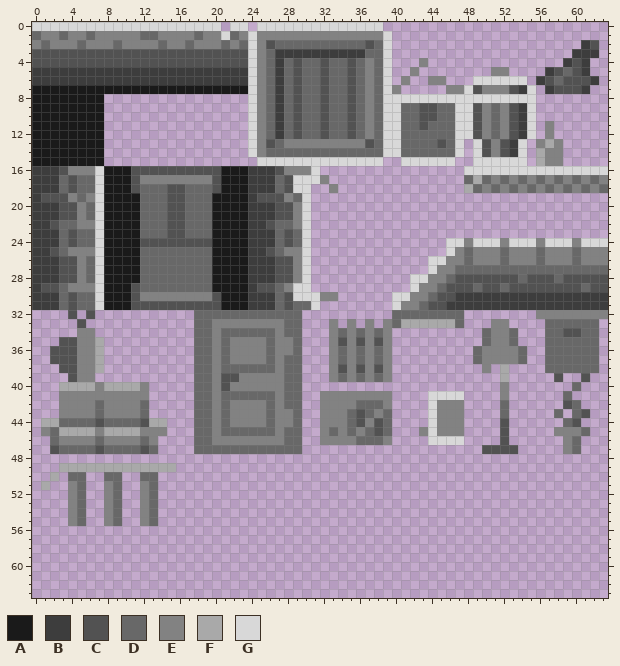
Pixel-art file, stored at resource/graphics/city_tileset.aseprite. Above, as it was before the edit.
64x64 pixels, 1 frame.
Palette (. is transparent): A #1a1a1a  B #3d3d3d  C #525252  D #686868  E #828282  F #a9a9a9  G #d8d8d8
Pixels before (only the part around the change), first column x 0:
 0 GGGGGGGGGGGGGGGGGGGGG.GG.GGGGGGGGGGGGGG.........................
 1 DEEDEEDEEEEEDDEEEEDEEGDEGEEEEEEEEEEEEEEG........................
 2 EDEEEDEEEDEEEEDEEDEEEDEDGECDDDDDDDDDDCDG.....................BC.
 3 CCCCCCCCCCCCCCCCCCCCCCCCGEDBBBBBBBBBBDDG....................BBB.
 4 CCCCCCCCCCCCCCCCCCCCCCCCGEDBDCDDCDDCDEDG...E...............BCB..
 5 BBBBBBBBBBBBBBBBBBBBBBBBGEDBDCDDCDDCDEDG..E........EE....BCDCB..
 6 BBBBBBBBBBBBBBBBBBBBBBBBGEDBDCDDCDDCDEDG.E..EE...GGGGGG.BCDCCCB.
 7 AAAAAAAAAAAAAAAAAAAAAAAAGEDBDCDDCDDCDEDGE.....EEGCEEECBG.BCCCB..
 8 AAAAAAAA................GEDBDCDDCDDCDEDGGGGGGGGGGGGGGGGG........
 9 AAAAAAAA................GEDBDCDDCDDCDEDGGDDCCDDGGCEDECBG........
10 AAAAAAAA................GEDBDCDDCDDCDEDGGDDCCDDGGCEDECBG........
11 AAAAAAAA................GEDBDCDDCDDCDEDGGDDCDDDGGCEDECBG.E......
12 AAAAAAAA................GEDBDCDDCDDCDEDGGDDDDDDGGCEDECBG.E......
13 AAAAAAAA................GECDEEEEEEEEECDGGDDDDCDG.GCECBG.EFE.....
14 AAAAAAAA................GEDDDDDDDDDDDDDGGDDDDDDG.GCECBG.FEE.....
15 AAAAAAAA.................GGGGGGGGGGGGGG..GGGGGG..GGGGGG.FEE.....
16 BBBCEEEGAAACCCCCCCCCCAAABBBCEEEG................GGGGGGGGGGGGGGGG
17 BBBDCDDGAAACEEEEEEEECAAABBBDCGGGE...............DFDEDEDEDEDEDEDE
18 BBBDCDDGAAACDDDCCDDDCAAABBBDCGG..E..............FDEDEDEDEDEDEDED
19 BCCCEDEGAAAADDDCCDDDAAAABCCCEDG.................................
20 BBBCCEDGAAAADDDCCDDDAAAABBBCCEG.................................
21 BBBCCEDGAAAADDDCCDDDAAAABBBCCEG.................................
22 BBCDDEEGAAAADDDCCDDDAAAABBCDDEG.................................
23 BBBDCDDGAAAADDDCCDDDAAAABBBDCDG.................................
24 BBBDCDDGAAAACCCCCCCCAAAABBBDCDG...............GGEGGGEGGGEGGGEGGG
25 BBCDEEEGAAAADDDDDDDDAAAABBCDEEG...............GEDEEEDEEEDEEEDEEE
26 BBBCCEDGAAAADDDDDDDDAAAABBBCCEG.............GGEEDEEEDEEEDEEEDEEE
27 BBBCCEDGAAAADDDDDDDDAAAABBBCCEG.............GEEDDDDDDDDDDDDDDDDD
28 BBBCCEDGAAAADDDDDDDDAAAABBBCCEG...........GGEEDCCCCCCCDCCCDCCCCC
29 BCCDEEEGAAACDDDDDDDDAAAABCCDEGG...........GEEDCCCDCCDCCCCCCCCDCC
30 BBBDCDDGAAACEEEEEEEECAAABBBDCGGGEE......GGEEDCCBBBBBBBBBBBBBBBBB
31 BBBDCDDGAAACCCCCCCCCCAAABBBDCDDG........GEEDCCBBBBBBBBBBBBBBBBBB
32 ....C.C...........DDDDDDDDDDDD..........DDDDDDDD........EEEEEEEE
33 .....C............DDEEEEEEEEDD...E.E.E.EDFFFFFFD...EE....DDDDDD.
34 .....EE...........DDEDDDDDDEDD...EDEDEDE..........DEED...DDCCDD.
35 ...CCEEF..........DDEDEEEEDEED...ECECECE..........DEED...DDDDDD.
36 ..CCCEEF..........DDEDEEEEDEED...EDEDEDE.........DEEEED..DDDDDD.
37 ..CCCEEF..........DDEDEEEEDEDD...EDEDEDE.........DEEEED..DDDDDD.
38 ...CCEEF..........DDEDDDDDDEDD...ECECECE..........E.F....DDDDDD.
39 ....CEE...........DDECCEEEEEDD...EDEDEDE............F.....C..C..
40 ...FFFFEFFFFE.....DDECEEEEEEDD......................E.......D...
41 ...EEEEEEEEEE.....DDEDDDDDDEDD..EEEEEEEE....GGGG....E......D....
42 ...EEEEDEEEED.....DDEDEEEEDEDD..EEEEDDDE....GEEE....D......CD...
43 ...EEEEDEEEED.....DDEDEEEEDEED..EEEDCDED....GEEE....D.....D.DC..
44 .FFDDDDCDDDDCFF...DDEDEEEEDEED..EEEDCECD....GEEE....C......DC...
45 .EDFFFFEFFFFEEE...DDEDDDDDDEDD..EDEDEDCD...EGEEE....C.....EEED..
46 ..DEEEEDEEEEDE....DDEEEEEEEEDD..EEEEDDDE....GGGG....C......ED...
47 ..CDDDDCDDDDCD....DDDDDDDDDDDD....................CCCC.....ED...
48 ................................................................
49 ...FFFFFFFFFFFFF................................................
50 ..F.DD..DD..DD..................................................
51 .F..ED..ED..ED..................................................
52 ....ED..ED..ED..................................................
53 ....ED..ED..ED..................................................
54 ....ED..ED..ED..................................................
55 ....ED..ED..ED..................................................
56 ................................................................
57 ................................................................
58 ................................................................
59 ................................................................
60 ................................................................
61 ................................................................
62 ................................................................
63 ................................................................
The result:
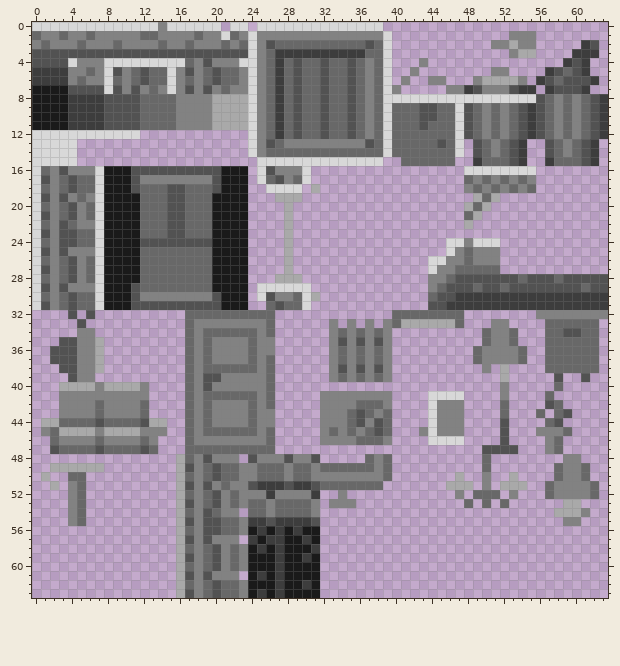
Change:
Changed rows in their new state; - is an unchanged pixel.
first column x 0:
 0 --------------E-------------------------------------------------
 1 -----------------------------------------------------EEE--------
 2 ---------------------------------------------------EEFEE--------
 3 -----------------------------------------------------EFF--------
 4 ----GEEEGGGGGGGGGDE-EEEG----------------------------------------
 5 ----EEDEGCEDCDDGECEDCDDE----------------------------------------
 6 ----EDEEGDEDCDDGEDEDCDDE-------------------------EFFFFE---------
 7 ----CCCCGCECEDEGECECEDEE------------------------B------B--------
 8 ----BBBBCCCCDDDDEEEEFFFF--------------------------------CDEDEDCB
 9 ----BBBBCCCCDDDDEEEEFFFF----------------D-------CD---DCBCDEDEDCB
10 ----BBBBCCCCDDDDEEEEFFFF----------------D-------CD---DCBCDEDEDCB
11 ----BBBBCCCCDDDDEEEEFFFF----------------D-------CD---DCBCDEDEDCB
12 GGGGGGGGGGGG----------------------------D-------CD---DCBCDEDEDCB
13 GGGGG...--------------------------------D--------CD-DCB-.CDEDCB-
14 GGGGG...--------------------------------D--------CD-DCB-.CDEDCB-
15 GGGGG...---------------------------------DDDDDD--BDDDCB-.BDDDCB-
16 GDE---------------------.GCE--G.------------------------........
17 GCE---------------------.GDCED-..----------------E------........
18 GDE---------------------..GGG-.F-.--------------E-------........
19 G-E---------------------...FFF.------------------FDF------------
20 GDED--------------------....F..-----------------FDF-------------
21 GCED--------------------....F..-----------------DF--------------
22 GDEC--------------------....F..-----------------F---------------
23 GCEC--------------------....F..---------------------------------
24 GDEC--------------------....F..---------------------............
25 GCEC--------------------....F..---------------------............
26 GDED--------------------....F..---------------------............
27 GCED--------------------....F..---------------------............
28 GDED--------------------...FFF.-----------..--------------------
29 G-EC--------------------.GGGG-------------..--------------------
30 GDE---------------------.GCEED-F..------....--------------------
31 GCE---------------------..DCD-G.--------....--------------------
32 -----------------D---------...----------------------------------
33 -----------------DEE------D...----------------------------------
34 -----------------DE-D----E-...----------------------------------
35 -----------------DE--E--D-E...----------------------------------
36 -----------------DE--E--D-E...----------------------------------
37 -----------------DE--E--D--...----------------------------------
38 -----------------DE-D----E-...----------------------------------
39 -----------------DECCEE---D...----------------------------------
40 -----------------DEC-E----D...----------------------------D-.---
41 -----------------DE-D----E-...---------------------------D-.----
42 -----------------DE--E--D--...---------------------------CD..---
43 -----------------DE--E--D-E...--------------------------D--C..--
44 -----------------DE--E--D-E...---------------------------DC..---
45 -----------------DE-D----E-...--------------------------EE-D..--
46 -----------------DEE------D...---------------------------ED..---
47 -----------------D---------...---------------------------ED..---
48 ----------------FDECEEE-CEEECEEC-----DED----------D--------EE---
49 --F-----........FCEDCDDEEDDDEDDEDDDDDDED----------D-------DEED--
50 -F.-----..--..--FDEDCDDEEDDDEDDEEEEEEEED-------F--E--F----DEED--
51 -.F-----..--..--FCECEDEECBBBCBBCDDDDDDD-------FFF-E-FFF--DEEEED-
52 --------..--..--FDEDCEDEEEBEEEEB--E------------E-DDD-E---DEEEED-
53 --------..--..--FCEDCEDEDDEDDDDE-EEE------------D-D-D------FF---
54 --------..--..--FDECDEE-DDEDDDDE--------------------------FFFE--
55 --------..--..--FCECCDDEBBCBBBBC---------------------------EE---
56 ----------------FDECCDDEABABABAA--------------------------------
57 ----------------FCECEEE-BABBAABA--------------------------------
58 ----------------FDEDCEDEABABAAAB--------------------------------
59 ----------------FCEDCEDEAAABAABA--------------------------------
60 ----------------FDEDCEDEAAABAAAA--------------------------------
61 ----------------FCECEEE-ABABAAAA--------------------------------
62 ----------------FDEDCDDEAAABAABA--------------------------------
63 ----------------FCEDCDDEABABAAAA--------------------------------
Where, in picture pixels (left, top, right, bottom), the same in both pictures:
changed: (32, 22, 392, 598)
changed: (392, 31, 608, 274)
erased: (392, 274, 428, 310)
changed: (446, 382, 599, 526)
